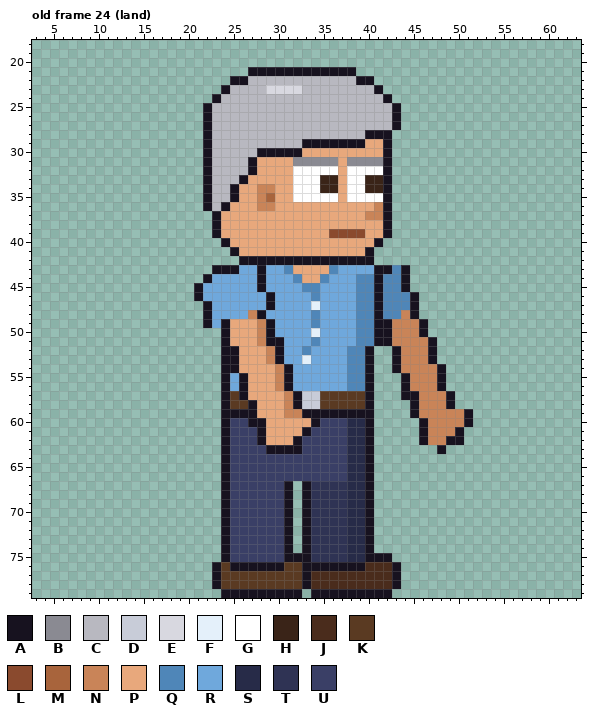
Pixel-art file -- sprites/expo/expo_attb_right_anim.aseprite. Above is the file before it was changed.
64x80 pixels, 123 frames. Colours within 5 levels of each other are drawn and written as one. Shown: old frame 24 (land): x 3..63, y 18..79. The commit also changed other frames, which this record leaves out.
Visible layers, top first: "Arm Top", "Hair", "Face", "Watch", "Near Arm", "Collar", "Belt", "Shirt", "Body", "Back Arm", "Pants", "Shoes".
Palette (. is transparent): A #17121f  B #8a8a92  C #b8b8c0  D #c8ccd8  E #d8d8e0  F #e4f0fa  G #ffffff  H #3a2418  J #4a2c1c  K #5a3a22  L #8a4a2e  M #a8643c  N #c98458  P #e8a87c  Q #4f86b8  R #6fa8dc  S #272b48  T #2f3354  U #3a3f66
Pixels before, old frame 24 (land) (only the part around the change), first column x 3:
18 .............................................................
19 .............................................................
20 .............................................................
21 ........................AAAAAAAAAAAA.........................
22 ......................AACCCCCCCCCCCCAA.......................
23 .....................ACCCCEEEECCCCCCCCA......................
24 ....................ACCCCCCCCCCCCCCCCCCA.....................
25 ...................ACCCCCCCCCCCCCCCCCCCCA....................
26 ...................ACCCCCCCCCCCCCCCCCCCCA....................
27 ...................ACCCCCCCCCCCCCCCCCCCCA....................
28 ...................ACCCCCCCCCCCCCCCCCAAA.....................
29 ...................ACCCCCCCCCCAAAAAAAPPA.....................
30 ...................ACCCCCAAAAAPPPPPPPPPA.....................
31 ...................ACCCCAPPPPBBBBBPBBBBA.....................
32 ...................ACCCCAPPPPGGGGGPGGGGA.....................
33 ...................ACCCAPPPPPGGGHHPGGHHA.....................
34 ...................ACCAPPNNPPGGGHHPGGHHA.....................
35 ...................ACCAPPNMPPGGGGGPGGGGA.....................
36 ...................ACAPPPNNPPPPPPPPPPPNA.....................
37 ....................APPPPPPPPPPPPPPPPNNA.....................
38 ....................APPPPPPPPPPPPPPPPPPA.....................
39 ....................APPPPPPPPPPPPLLLLPPA.....................
40 .....................APPPPPPPPPPPPPPPPA......................
41 ......................APPPPPPPPPPPPPPA.......................
42 .......................AAAAAAAAAAAAAAA.......................
43 ....................AAARRARRQPPPPQRRRRAAQA...................
44 ...................ARRRRRARRRQPPQRRRQQAQQA...................
45 ..................ARRRRRRARRRRQQRRRRQQAQQA...................
46 ..................ARRRRRRRARRRRQRRRRQQAQQQA..................
47 ...................ARRRRRRARRRRFRRRRQQAQQQA..................
48 ...................ARRRRNARRRRRQRRRRQQAQQNA..................
49 ...................ARAPPPNARRRRQRRRRQQAANNNA.................
50 .....................APPPNARRRRFRRRRQQAANNNA.................
51 .....................APPPNAARRRQRRRRQQAANNNNA................
52 .....................AAPPPNARRQRRRRQQA..ANNNA................
53 .....................AAPPPNARRFRRRRQQA..ANNNA................
54 .....................AAPPPPNARRRRRRQQA..ANNNNA...............
55 .....................ARAPPPNARRRRRRQQA...ANNNA...............
56 .....................ARAPPPNARRRRRRQQA...ANNNA...............
57 .....................AKAPPPPNADDKKKKKA...AANNNA..............
58 .....................AKKAPPPNADDKKKKKA....ANNNA..............
59 .....................AAAAPPPNNAAAAAAAA....ANNNNNA............
60 .....................AUUAAPPPPPAUUUSSA.....ANNNNA............
61 .....................AUUUAPPPPAUUUUSSA.....ANNNA.............
62 .....................AUUUAPPPAUUUUUSSA.....ANNAA.............
63 .....................AUUUUAAAAUUUUUSSA.......A...............
64 .....................AUUUUUUUUUUUUUSSA.......................
65 .....................AUUUUUUUUUUUUUSSA.......................
66 .....................AUUUUUUUUUUUUUSSA.......................
67 .....................AUUUUUUA.ATTTTSSA.......................
68 .....................AUUUUUUA.ATTTTSSA.......................
69 .....................AUUUUUUA.ATTTTSSA.......................
70 .....................AUUUUUUA.ATTTTSSA.......................
71 .....................AUUUUUUA.ATTTTSSA.......................
72 .....................AUUUUUUA.ATTTTSSA.......................
73 .....................AUUUUUUA.ATTTTSSA.......................
74 .....................AUUUUUUA.ATTTTSSA.......................
The result:
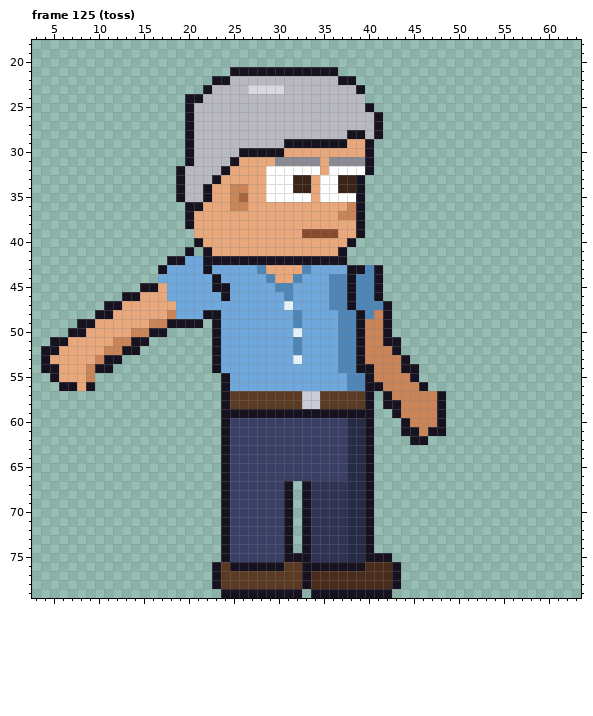
A new or re-ordered frame is compared with the old frame closest to it.
From old to new:
frames 123 -> 129
Changed rows in their new state; - is an unchanged pixel.
Frame 125 (toss) is new; against old frame 24 (land):
first column x 4:
21 ---------------------AA----------..-------------
22 -------------------AACC----------AA..-----------
23 ------------------ACC--EE--CC------A..----------
24 ----------------AACC----------------...---------
25 ----------------ACC-----------------A...--------
26 ----------------ACC------------------A..--------
27 ----------------ACC------------------A..--------
28 ----------------ACC---------------AAC-.---------
29 ----------------ACC--------AA-----PPA..---------
30 ----------------ACC---AA---PP-------A..---------
31 ----------------ACC--APP--BB---P-B--A..---------
32 ---------------ACCC-APPP-GGG---P-G--A..---------
33 ---------------ACCCAPPP--GGGHHPGGHHA...---------
34 ---------------ACC-PPNN-PGGGHHPGGHHA...---------
35 ---------------ACC-PPNM-PGGG--P--G-A...---------
36 ----------------AAPPPNN-PP--------NA...---------
37 ----------------APPP-------------NNA...---------
38 ----------------APPP---------------A...---------
39 -----------------PPP---------LLL-PPA...---------
40 -----------------APPP-------------A...----------
41 ----------------A-APPP-----------A...-----------
42 --------------AARRAAAA------------...-----------
43 -------------ARRRRARRR--QPPP-QRRR-AAQ-...-------
44 -------------RRRRRRA----RQPP-RRRQQA---...-------
45 -----------AAPRRRR-AA---R-QQ-RR-QQA---...-------
46 ---------AAPPPRRRR--A----R-Q--R-QQA---....------
47 -------AAPPPPPPRRRR------R-F--R-QQA--QA...------
48 ------AAPPPPPPNRRR-A---RR---Q-R--QQA-NA...------
49 ----AAPPPPPPNNAAAA.ARRRRRR--Q-R--QQANN-....-----
50 ---AAPPPPPNNAA-----ARRRRRR--F-R--QQANN-....-----
51 -AAPPPPPNNAA-------ARRRRRRR-Q-R--QQANN-A....----
52 AAPPPPPNNAA--------ARRRRRRR-QR---Q-ANNN-....----
53 APPPPPNAA----------ARRRRRRR-FR---Q-ANNNNA...----
54 AAPPPNAA-----------ARRRRRRRR-----Q-A-NNNAA...---
55 -APPPN----------------RRRRRR---------NNNNA...---
56 --AAPA----------------RRRRRR---------ANNN-A..---
57 ----------------------KKKKKKK---------ANNN--A.--
58 -----------------------KKKKKK---------AANN--A.--
59 ------------------------AAAAA----------ANN--A...
60 -----------------------UUUUUUUU---------ANN-A...
61 ------------------------UUUUUU----------AANAA..-
62 ------------------------UUUUU------------A-....-
63 -------------------------UUUU---------------.---
